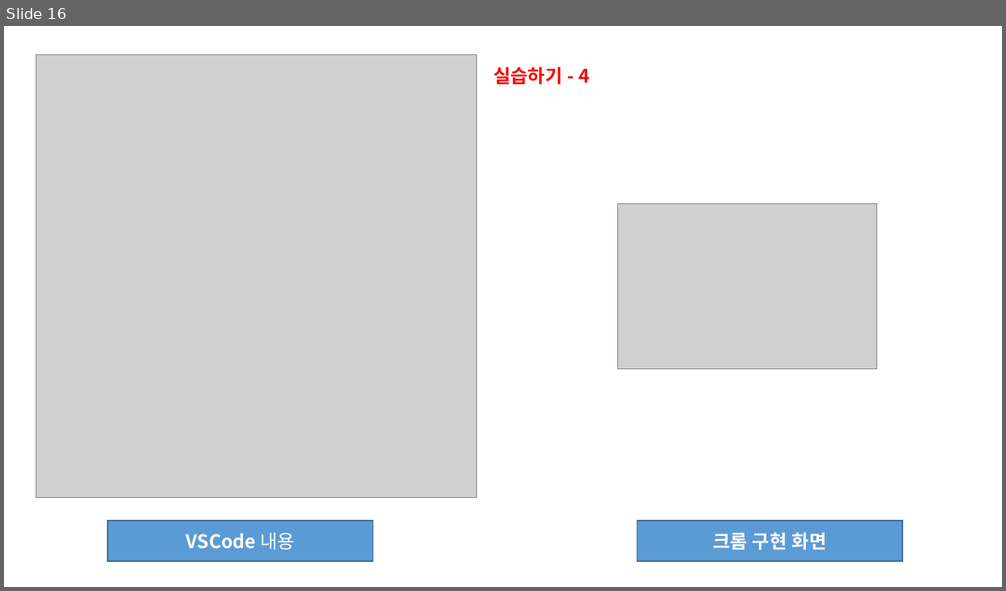
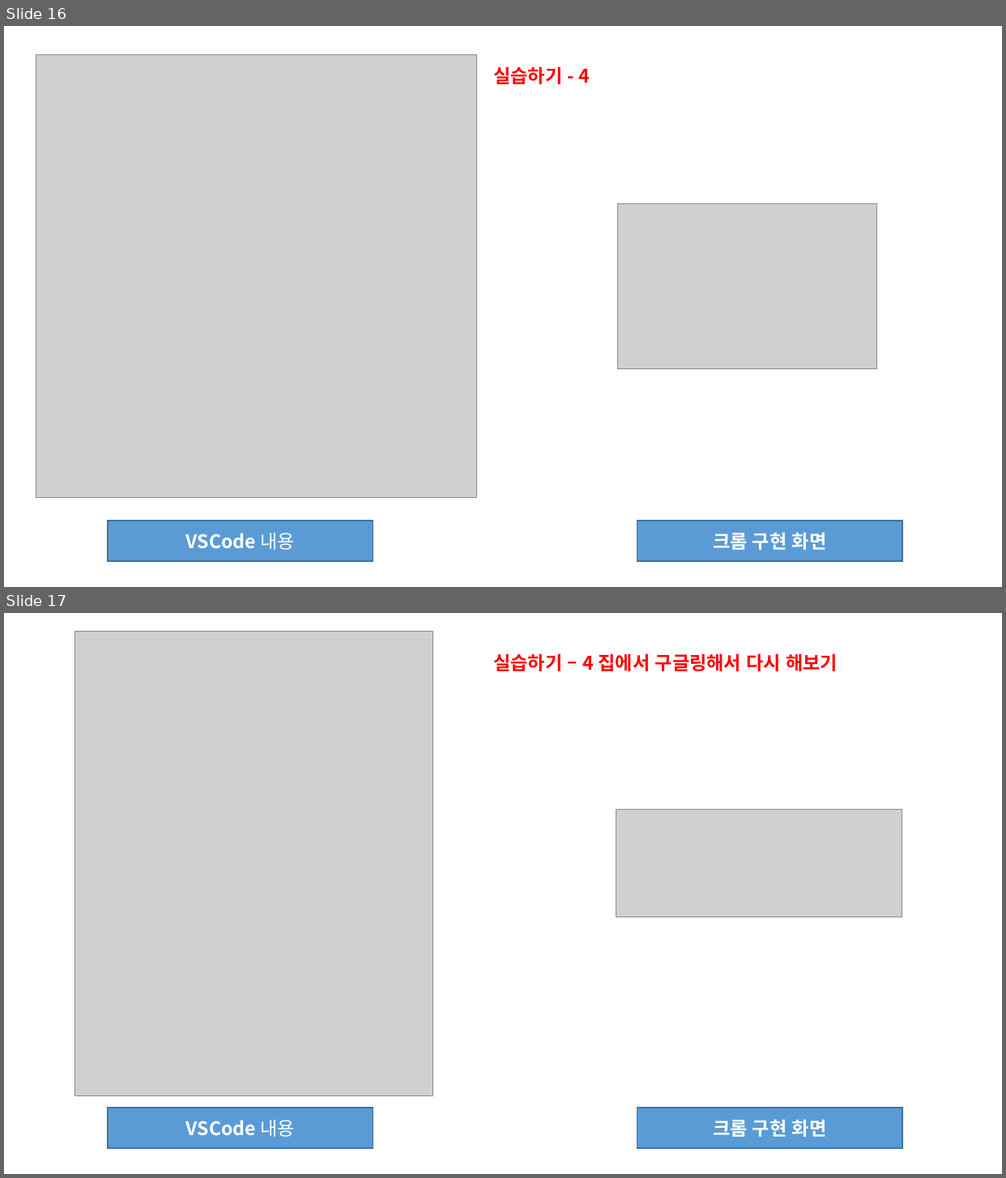
Before and after one commit to sonyoungsik/------, a slide deck: HTML(전체)/5월 12일 폴더/4강 과제 제출(손영식).pptx. Shown one above the other, each under a label of ours: slide 16 before the commit, slides 16 and 17 after it. The pictures are 1006x591 and 1006x1178 pixels, drawn with LibreOffice and Linux fonts; fonts in the diff are those of the drawing; grey boxes stand for pictures. Boxes give left, top, right and bottom in pixels: in the first picture for what was removed or moved away, otherwise in the second. Text is boxed around its words. In the diff, an @@ line names an element or a change of style, - is before the commit and + after.

```diff
--- a/HTML(전체)/5월 12일 폴더/4강 과제 제출(손영식).pptx
+++ b/HTML(전체)/5월 12일 폴더/4강 과제 제출(손영식).pptx
@@ slide 17 added at (4,613,1002,1174), background #FFFFFF @@
@@ picture added at (75,631,433,1097) @@
@@ text added at (493,653,837,671), 18 pt, text #FF0000, bold @@
+실습하기 – 4 집에서 구글링해서 다시 해보기
@@ picture added at (616,810,902,918) @@
@@ rectangle added at (108,1108,373,1148), fill #5B9BD5, outline #43739E 1 pt, 18 pt, text #FFFFFF, bold @@
+VSCode 내용
@@ rectangle added at (637,1108,902,1148), fill #5B9BD5, outline #43739E 1 pt, 18 pt, text #FFFFFF, bold @@
+크롬 구현 화면
```
Also in this commit, not shown: 2 slides changed, 1 other file.
